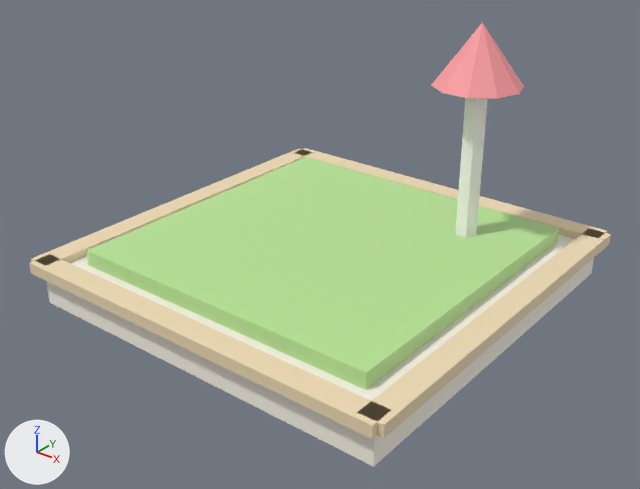
Two versions of the glTF model public/models/city.golf.glb, one commit apart.
Camera for both pictures: a 50 mm lens placed at (2.5, -3.19, 2.21), pointed at (0.07, -0.16, 0.33). Arrows for +X, +Y and +Z are at lower left; the lights stay in place. The first picture is the older version.

Objects in the first picture: 'city.golf'.
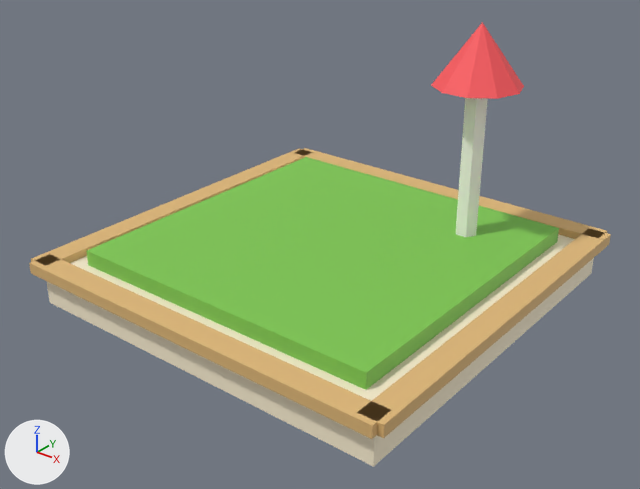
Changed parts and their boxes [x1, y1, x2, y2] in the pictures (640 x 489 px):
'city.golf', recoloured: [29, 22, 611, 467] in both

What the commit changed:
Material 'ringEdge' (mat_ringedge) changes colour from beige #f1ddb7 to beige #e0b878; in linear values from (0.878, 0.722, 0.471) to (0.745, 0.479, 0.188).
Material 'ground' (mat_ground) changes colour from green #bbe598 to green #7ec850; in linear values from (0.494, 0.784, 0.314) to (0.209, 0.578, 0.0802).
Material 'accentPrimary' (mat_accentprimary) changes colour from pink #ffa0a4 to red #ff5a5f; in linear values from (1.0, 0.353, 0.373) to (1.0, 0.102, 0.114).
